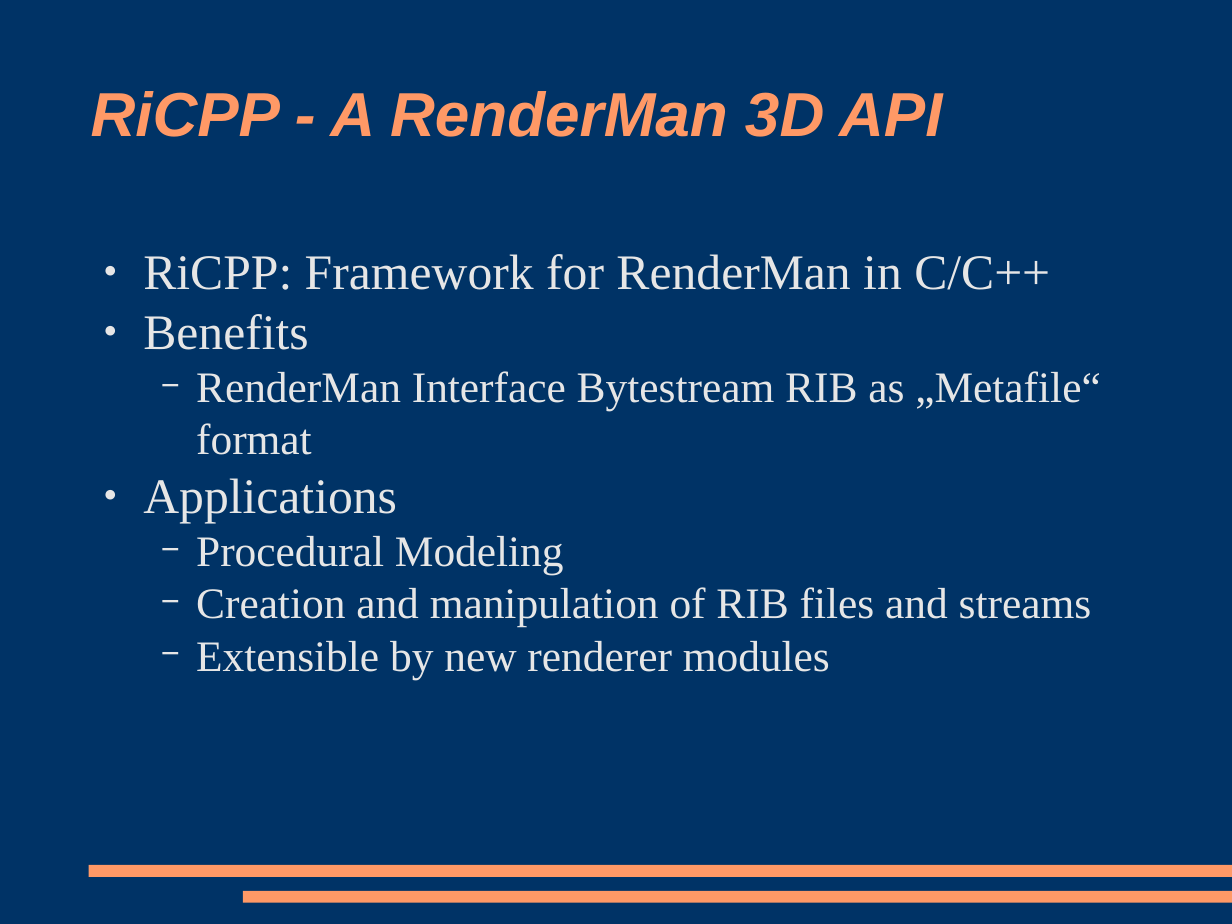
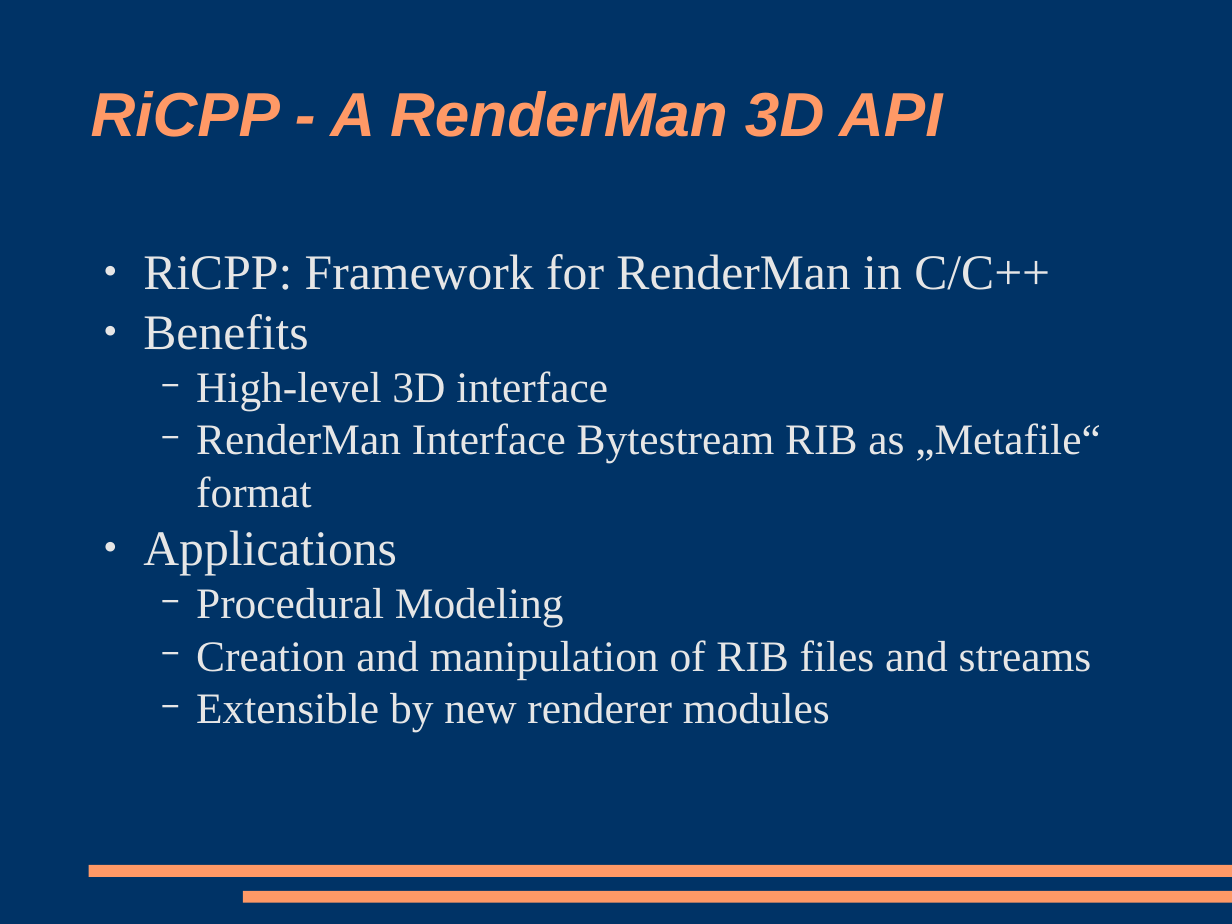
Before and after one commit to s-cherepanov/ricpp, a slide deck: slide 1 of ricpp2/Documentation/Overview.odp. Drawn at 1232x924 pixels with LibreOffice and Linux fonts; fonts in the diff are those of the drawing. Boxes give left, top, right and bottom in pixels: in the first picture for what was removed or moved away, otherwise in the second. Text is boxed around its words. In the diff, an @@ line names an element or a change of style, - is before the commit and + after.

```diff
--- a/ricpp2/Documentation/Overview.odp
+++ b/ricpp2/Documentation/Overview.odp
@@ text at bbox=[196, 371, 608, 411]: paragraph added @@
+  − High-level 3D interface
```
Also in this commit, not shown: 1 other slide changed.
